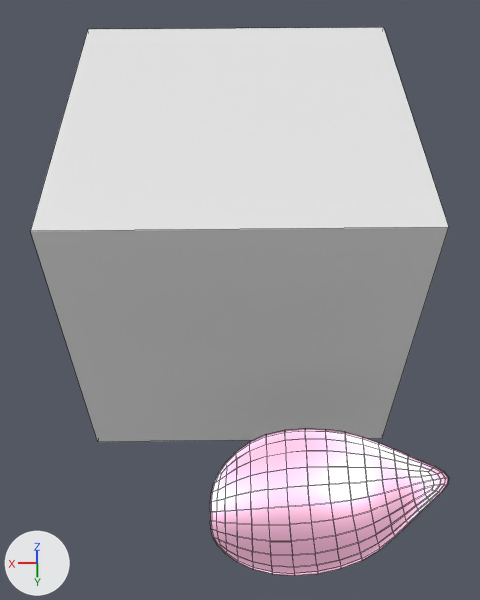
One commit to the Blender file 花.blend: the scene before it, then after it.
Before and after are seen from a camera (50 mm lens) standing at (0.03, 3.36, 3.16) and looking at (0.0, 0.6, 0.03). The lights are fixed; the arrows at lower left show +X, +Y and +Z. Mesh edges are drawn as thin lines.

Objects in the first picture: '平面', '立方体'.
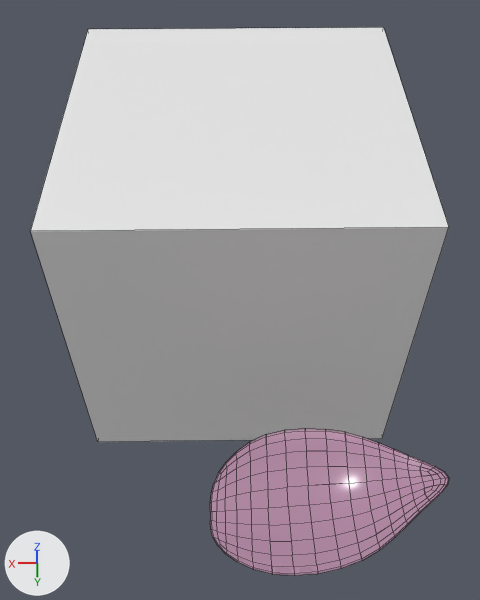
Location of each change, (x1, y1, x2, y2) in pixels of the pictures (480 x 600 px):
'平面', recoloured, modifiers changed: (210, 428, 449, 576) in both

What changed in the scene script:
```text
Change mat_材质:
    remove # nodes: BsdfAnisotropic, OutputMaterial
    remove # colours: pink #ffc4e1
    nodes: BsdfAnisotropic, BsdfDiffuse, BsdfTranslucent, BsdfTransparent, Fresnel, MixShader x3, OutputMaterial, RGB
    colours: pink #ffc4ea
Change ob_平面:
    where _m = ob_平面.modifiers.new('实体化', 'SOLIDIFY')
    add _m.thickness = 0.0001
```
